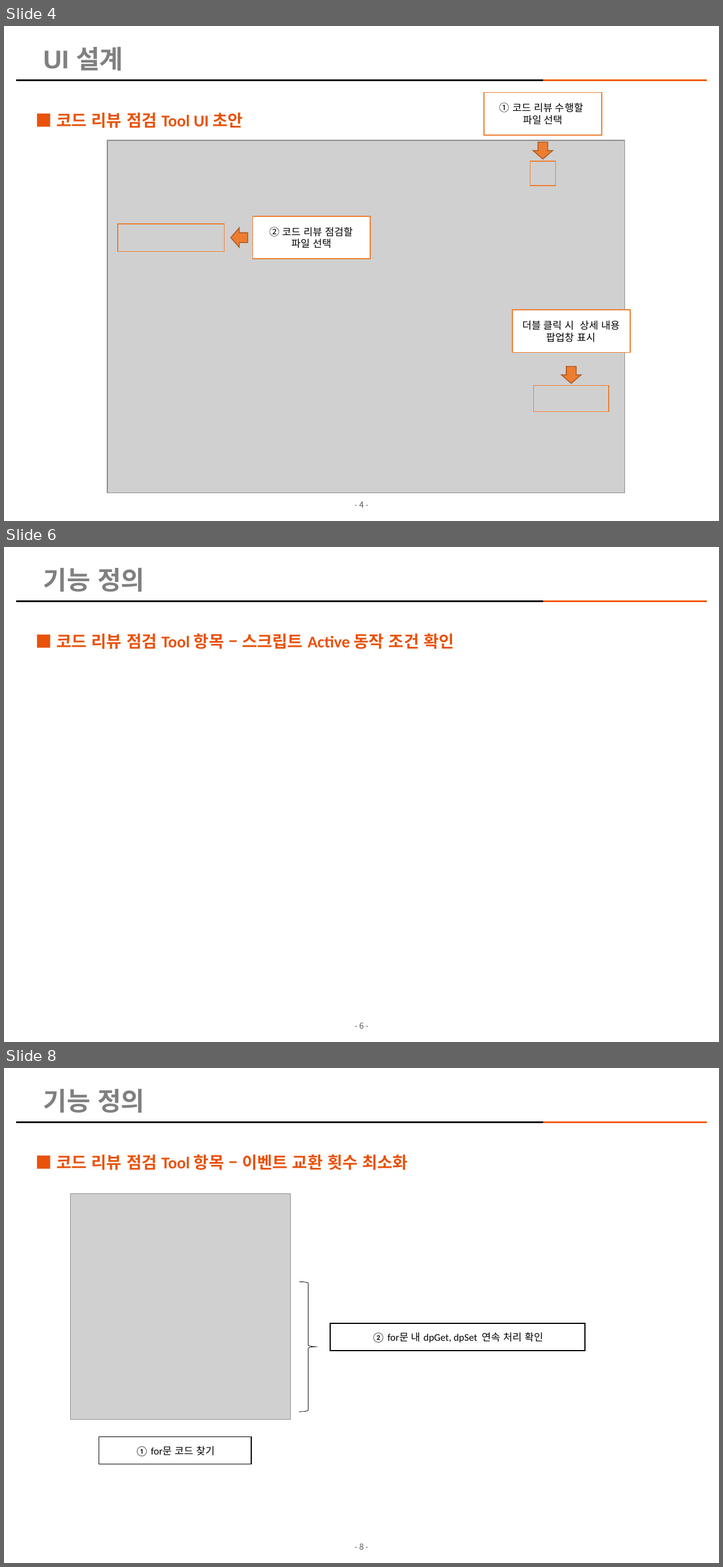
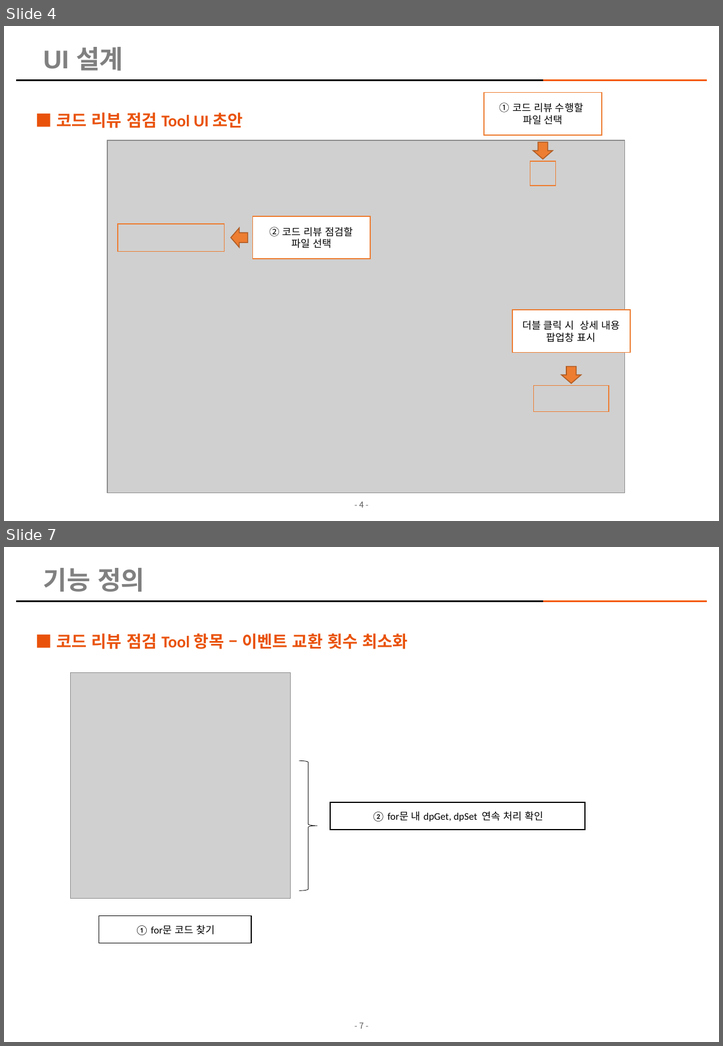
Before and after one commit to kimhopepa/PythonPjt, a slide deck: CodeReviewTool/doc/CodeReview_점검_Tool_개발계획서_rev06.pptx. Shown one above the other, each under a label of ours: slides 4, 6 and 8 before the commit, slides 4 and 7 after it; the slides between them are not shown. The pictures are 723x1567 and 723x1046 pixels, drawn with LibreOffice and Linux fonts; fonts in the diff are those of the drawing; grey boxes stand for pictures; background and template pictures are left out. Boxes give left, top, right and bottom in pixels: in the first picture for what was removed or moved away, otherwise in the second. Text is boxed around its words. In the diff, an @@ line names an element or a change of style, - is before the commit and + after.

```diff
--- a/CodeReviewTool/doc/CodeReview_점검_Tool_개발계획서_rev06.pptx
+++ b/CodeReviewTool/doc/CodeReview_점검_Tool_개발계획서_rev06.pptx
@@ slide 6 removed at box(4, 547, 719, 1042), background picture (left out); not listed: 3 template elements that a slide beside it also shows @@
@@ title removed at box(43, 568, 144, 592) @@
-기능 정의
@@ text removed at box(56, 633, 453, 649) @@
-■ 코드 리뷰 점검 Tool 항목 – 스크립트 Active 동작 조건 확인
@@ what was slide 8 is now slide 7 @@
@@ page number at box(359, 1022, 364, 1028): text changed @@
-- 8 -
+- 7 -
```
Also in this commit, not shown: 3 slides changed, 6 other files.
